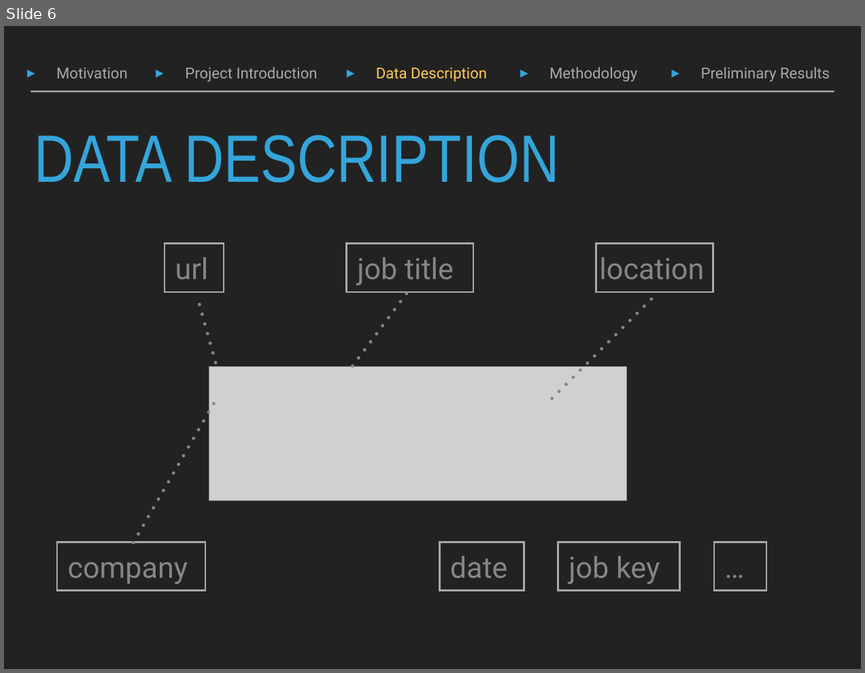
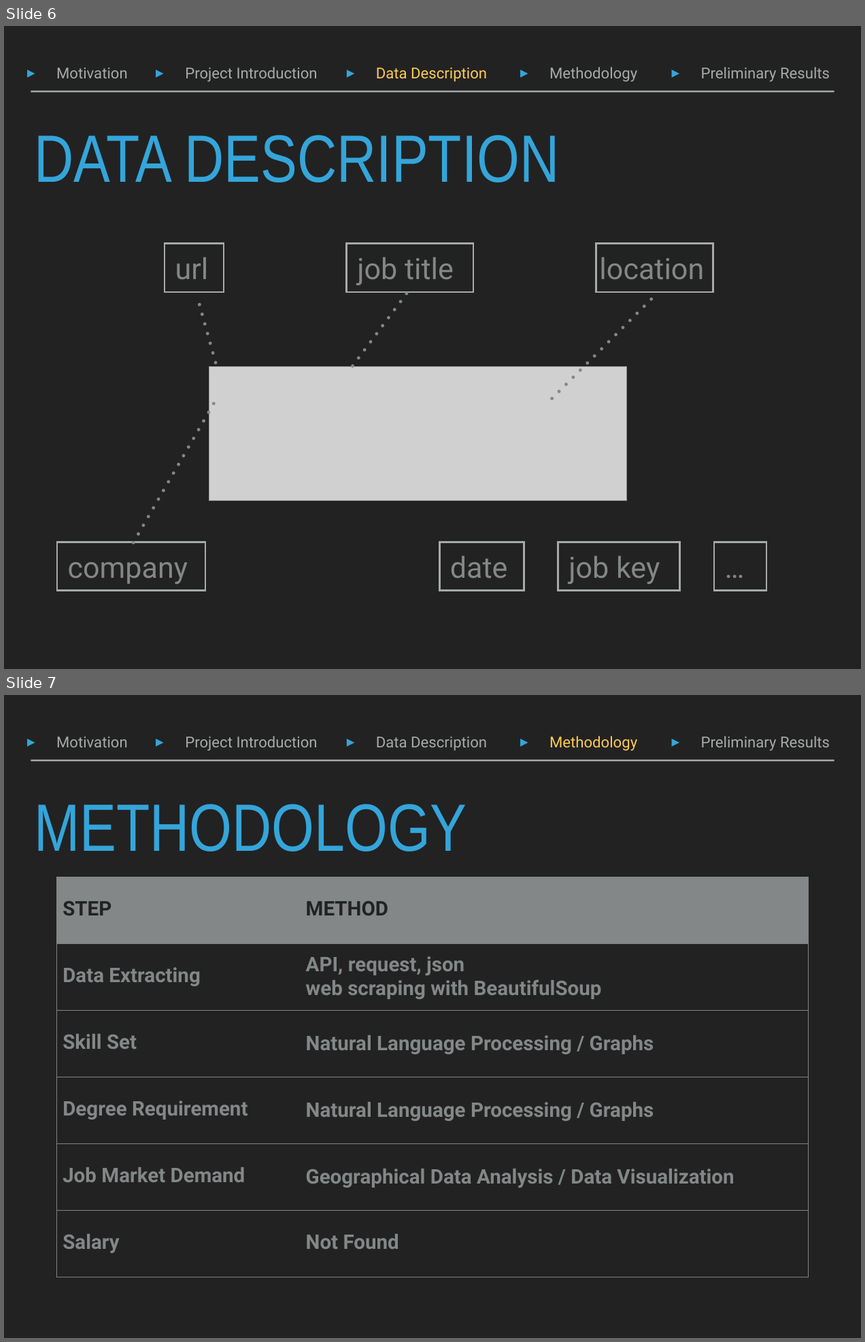
Before and after one commit to DoraXue/STA141b-Project, a slide deck: slide.pptx. Shown one above the other, each under a label of ours: slide 6 before the commit, slides 6 and 7 after it. The pictures are 865x673 and 865x1342 pixels, drawn with LibreOffice and Linux fonts; fonts in the diff are those of the drawing; grey boxes stand for pictures. Boxes give left, top, right and bottom in pixels: in the first picture for what was removed or moved away, otherwise in the second. Text is boxed around its words. In the diff, an @@ line names an element or a change of style, - is before the commit and + after.

```diff
--- a/slide.pptx
+++ b/slide.pptx
@@ slide 7 added at (4,695,861,1338), background #222222; not listed: 1 template element that a slide beside it also shows @@
@@ text added at (56,736,128,747), 18 pt, text #A6AAA9 @@
+▸ Motivation
@@ text added at (185,736,317,751), 18 pt, text #A6AAA9 @@
+▸ Project Introduction
@@ text added at (376,736,487,751), 18 pt, text #A6AAA9 @@
+▸ Data Description
@@ text added at (549,736,637,751), 18 pt, text #FDCB56 @@
+▸ Methodology
@@ text added at (701,736,830,751), 18 pt, text #A6AAA9 @@
+▸ Preliminary Results
@@ title added at (34,804,466,851), 80 pt, text #34A5DA @@
+METHODOLOGY
@@ table added at (56,877,808,1276), 6 rows, 2 columns @@
+STEP | METHOD
+Data Extracting | API, request, json / web scraping with BeautifulSoup
+Skill Set | Natural Language Processing / Graphs
+Degree Requirement | Natural Language Processing / Graphs
+Job Market Demand | Geographical Data Analysis / Data Visualization
+Salary | Not Found
```
Also in this commit, not shown: 2 slides changed, 5 other slides added.
